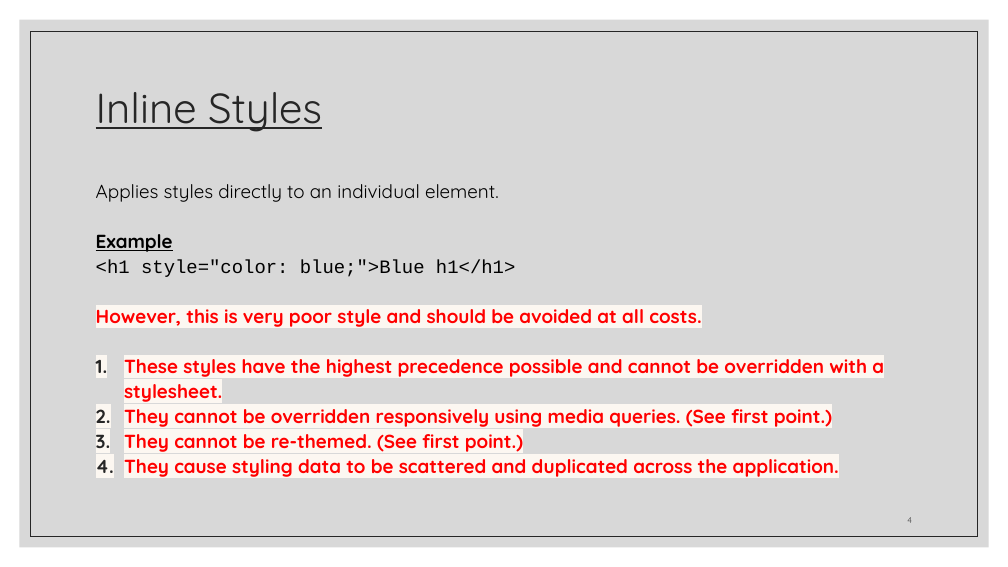
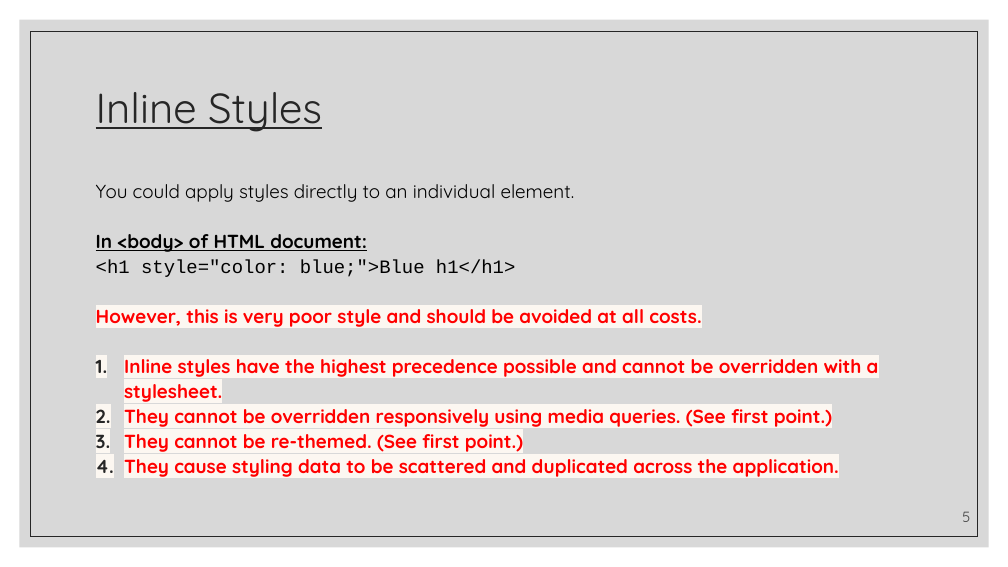
Before and after one commit to zackstotts/base-node-curriculum, a slide deck: slide 5 of unit_00/html_review/02 CSS.pptx (slide 4 before the commit). Drawn at 1008x567 pixels with LibreOffice and Linux fonts; fonts in the diff are those of the drawing. Boxes give left, top, right and bottom in pixels: in the first picture for what was removed or moved away, otherwise in the second. Text is boxed around its words. In the diff, an @@ line names an element or a change of style, - is before the commit and + after.

Commit message:
fixing typos

```diff
--- a/unit_00/html_review/02 CSS.pptx
+++ b/unit_00/html_review/02 CSS.pptx
@@ text at box(96, 184, 575, 252): text changed @@
-Applies styles directly to an individual element.
-Example
+You could apply styles directly to an individual element.
+In <body> of HTML document:
@@ text at box(124, 359, 879, 402): text changed @@
-1. These styles have the highest precedence possible and cannot be overridden with a stylesheet.
+1. Inline styles have the highest precedence possible and cannot be overridden with a stylesheet.
@@ page number at box(962, 511, 970, 522): text changed; size 8 to 14 pt @@
-4
+5
```
Also in this commit, not shown: 6 other slides changed, 1 slide added.
